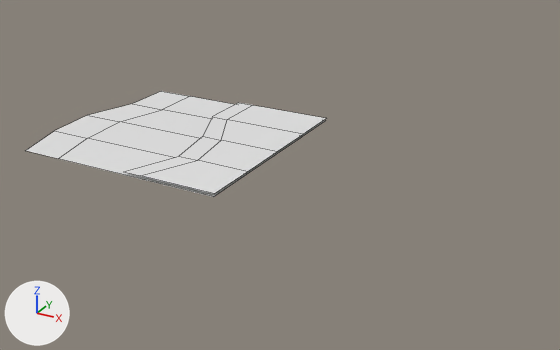
The FBX model Assets/FBX/waterShore.fbx: old version first, new version second.
Rendered twice from a 50 mm camera at (11.58, -10.04, 2.1) aimed at (8.55, -4.52, -0.66). The axes (+X, +Y, +Z) are drawn at lower left. The lights are the same throughout. The first picture is the older version. Mesh edges are drawn as thin lines. Where no turn or scale is listed for an object, it has been applied to the vertices.

The scene before the commit, as lines of its bpy script (objects in view):
```python
me_plane_058 = bpy.data.meshes.new('Plane.058')
me_plane_058.from_pydata(...)  # 30 vertices, 16 faces; spans x -0.67..1.5, y -0.5..1.5, z 0.02..0.05
me_plane_058.materials.append(mat_material)  # white #e7e7e7
ob_mesh_watershore = bpy.data.objects.new('Mesh_WaterShore', me_plane_058)
ob_mesh_watershore.location = (7.0, -5.0, -0.5)
```
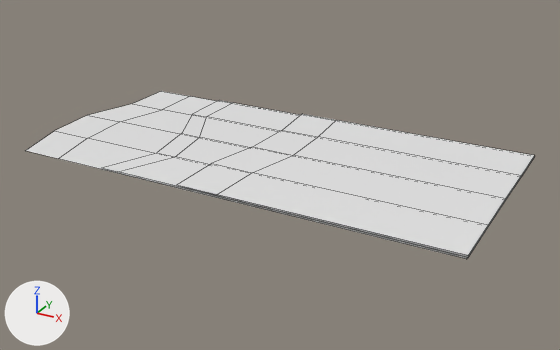
Commit message: water finished

Boxes [x1, y1, x2, y2] around the edits, measured in the pictures (560 x 350 px; the box of a moved part takes in the faces that stretch with it):
'Mesh_WaterShore', reshaped (69% wider, 58% taller): before [26, 91, 326, 197]; after [26, 91, 534, 259]
part 1 of me_plane_058, added: after [178, 114, 534, 256]
part 2 of me_plane_058, moved or reshaped: before [58, 96, 326, 197]; after [58, 96, 534, 259]

What the commit changed:
me_plane_058 is used by ob_mesh_watershore; location (7.0, -5.0, -0.5).
me_plane_058 had 30 vertices, 16 faces and spanned x -0.67..1.5, y -0.5..1.5, z 0.02..0.05.
me_plane_058 now has 45 vertices, 24 faces and spans x -0.67..3.5, y -0.5..1.5, z 0.02..0.05.
me_plane_058 part 1: a new loose piece of 15 vertices spanning x 1.15..3.5, y -0.5..1.5, z 0.05, in mat_material (white #e7e7e7).
Part 2, on me_plane_058:
10 vertices are removed from x 1.5, y -0.5..1.5, z 0.02..0.05.
8 faces are deleted.
6 vertices in x 0.61..1.01, y -0.5..1.5, z 0.05 move by (-0.24, 0.0, -0.02).
4 vertices in x 0.49..0.92, y -0.5..1.5, z 0.05 move by (-0.23, 0.0, -0.02).
10 vertices are added at x 3.5, y -0.5..1.5, z 0.02..0.03.
8 new faces join them.
